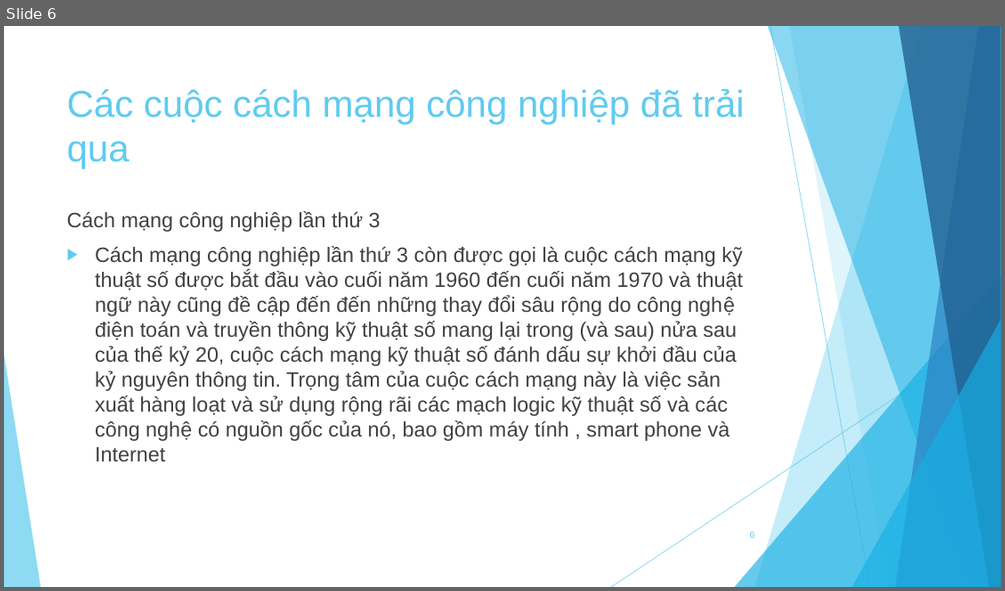
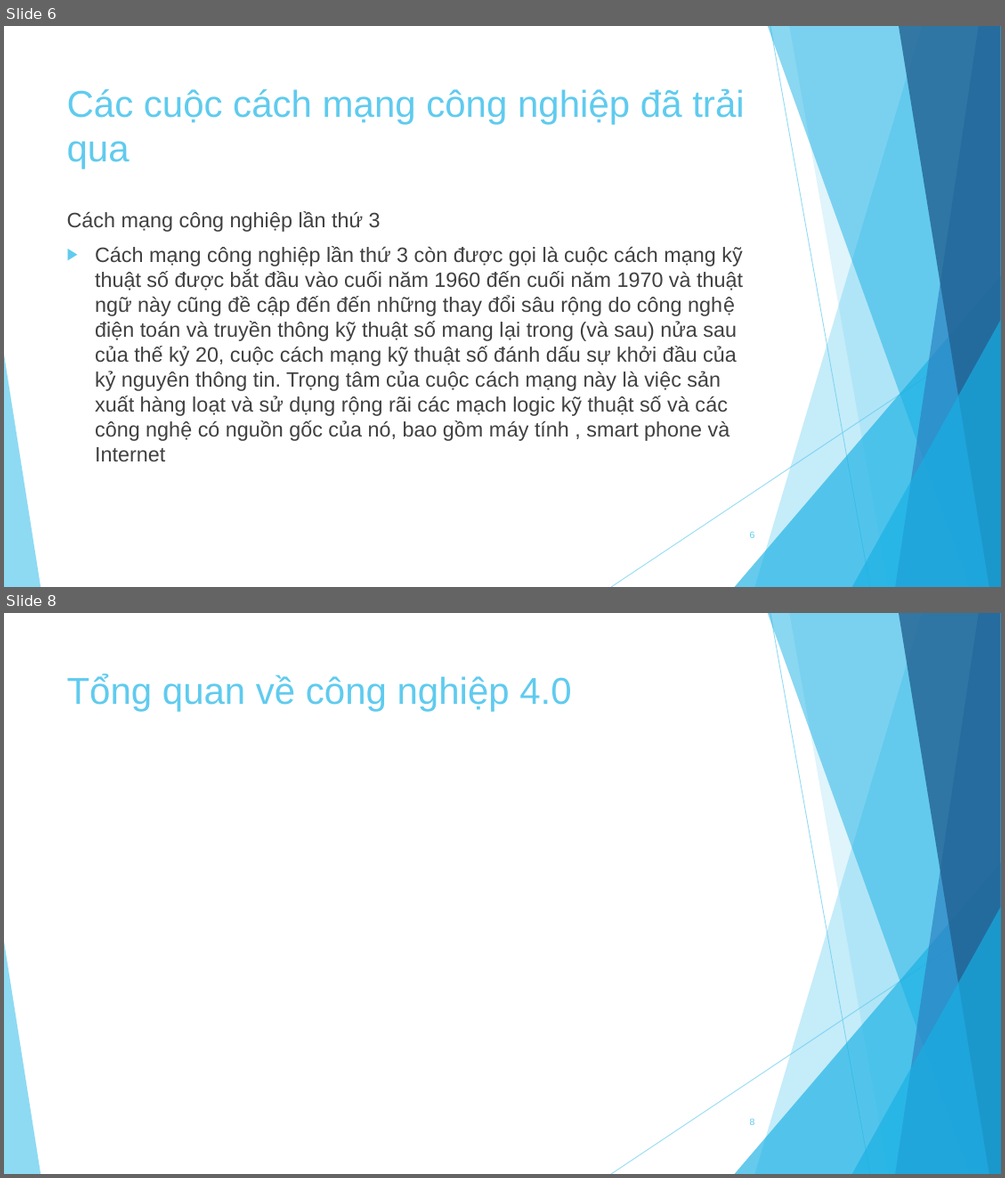
Before and after one commit to knst18ck2/KNST, a slide deck: Báo cáo.pptx. Shown one above the other, each under a label of ours: slide 6 before the commit, slides 6 and 8 after it; the slides between them are not shown. The pictures are 1005x591 and 1005x1178 pixels, drawn with LibreOffice and Linux fonts; fonts in the diff are those of the drawing. Boxes give left, top, right and bottom in pixels: in the first picture for what was removed or moved away, otherwise in the second. Text is boxed around its words. In the diff, an @@ line names an element or a change of style, - is before the commit and + after.

```diff
--- a/Báo cáo.pptx
+++ b/Báo cáo.pptx
@@ slide 8 added at bbox=[4, 613, 1001, 1174], background #FFFFFF; not listed: 10 template elements that a slide beside it also shows @@
@@ title added at bbox=[67, 674, 571, 711], 36 pt, text #5FCBEF @@
+Tổng quan về công nghiệp 4.0
@@ page number added at bbox=[750, 1119, 755, 1125], 9 pt, text #5FCBEF @@
+8
```
Also in this commit, not shown: 3 slides changed.
